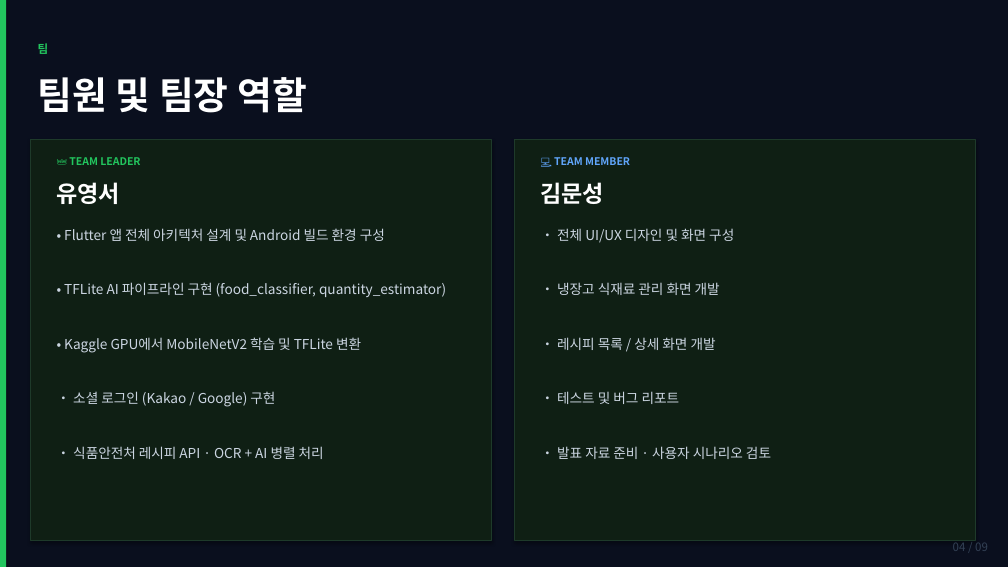
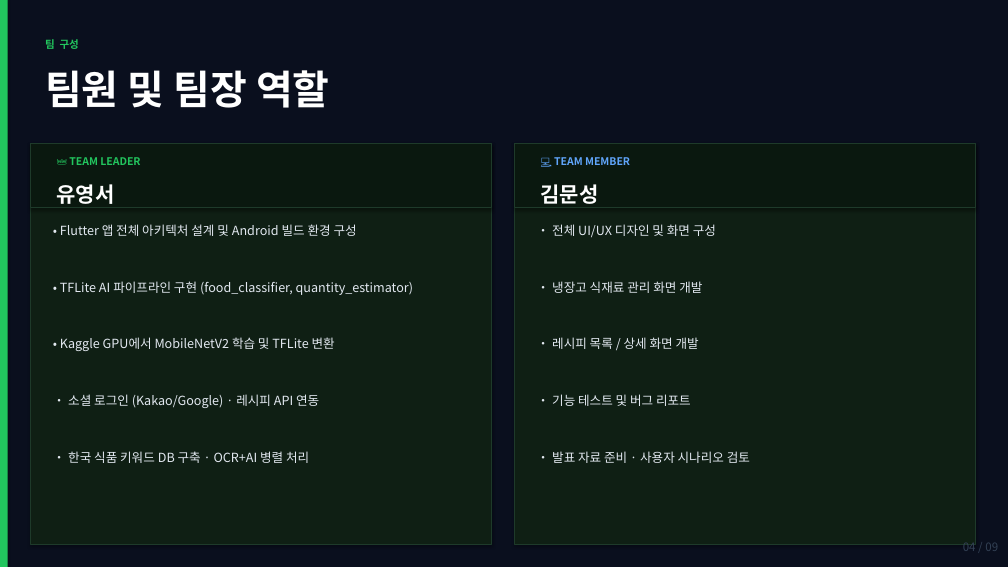
Before and after one commit to jerrryyy12/freeze, a slide deck: slide 4 of Freeze_발표자료.pptx. Drawn at 1008x567 pixels with LibreOffice and Linux fonts; fonts in the diff are those of the drawing. Boxes give left, top, right and bottom in pixels: in the first picture for what was removed or moved away, otherwise in the second. Text is boxed around its words. In the diff, an @@ line names an element or a change of style, - is before the commit and + after.

```diff
--- a/Freeze_발표자료.pptx
+++ b/Freeze_발표자료.pptx
@@ text at bbox=[45, 39, 79, 49]: text changed; size 11 to 10 pt @@
-팀
+팀 구성
@@ text "팀원 및 팀장 역할": place and size @@
-text "팀원 및 팀장 역할" at bbox=[38, 77, 307, 113]
+text "팀원 및 팀장 역할" at bbox=[45, 70, 329, 108]
@@ text "팀원 및 팀장 역할" at bbox=[45, 70, 329, 108]: size 36 to 38 pt @@
@@ rectangle: place and size @@
-rectangle at bbox=[30, 140, 492, 541]
+rectangle at bbox=[30, 144, 492, 544]
@@ rectangle added at bbox=[30, 144, 492, 208], fill #0A180F, outline #1E3A2A 1 pt @@
@@ rectangle: place and size @@
-rectangle at bbox=[514, 140, 975, 541]
+rectangle at bbox=[514, 144, 975, 544]
@@ rectangle added at bbox=[514, 144, 975, 208], fill #0A180F, outline #1E3A2A 1 pt @@
@@ text "유영서" at bbox=[57, 184, 115, 204]: size 22 to 20 pt @@
@@ text "김문성" at bbox=[541, 184, 599, 204]: size 22 to 20 pt @@
@@ text at bbox=[68, 394, 319, 408]: text changed; size 13 to 12 pt; text colour #CBD5E1 to #E2E8F0 @@
-• 소셜 로그인 (Kakao / Google) 구현
+• 소셜 로그인 (Kakao/Google) · 레시피 API 연동
@@ text at bbox=[552, 394, 691, 406]: text changed; size 13 to 12 pt; text colour #CBD5E1 to #E2E8F0 @@
-• 테스트 및 버그 리포트
+• 기능 테스트 및 버그 리포트
@@ size 13 to 12 pt, text colour #CBD5E1 to #E2E8F0 in 7 elements at bbox=[60, 281, 413, 295], bbox=[552, 281, 702, 293], bbox=[552, 337, 699, 349], bbox=[60, 337, 335, 351], bbox=[552, 224, 716, 238], bbox=[60, 224, 357, 236], bbox=[552, 451, 750, 463] @@
@@ text at bbox=[68, 451, 309, 463]: text changed; size 13 to 12 pt; text colour #CBD5E1 to #E2E8F0 @@
-• 식품안전처 레시피 API · OCR + AI 병렬 처리
+• 한국 식품 키워드 DB 구축 · OCR+AI 병렬 처리
@@ text "04 / 09": place and size @@
-text "04 / 09" at bbox=[953, 540, 988, 551]
+text "04 / 09" at bbox=[963, 543, 998, 551]
@@ text "04 / 09" at bbox=[963, 543, 998, 551]: alignment left to right @@
```
Also in this commit, not shown: 8 other slides changed.
